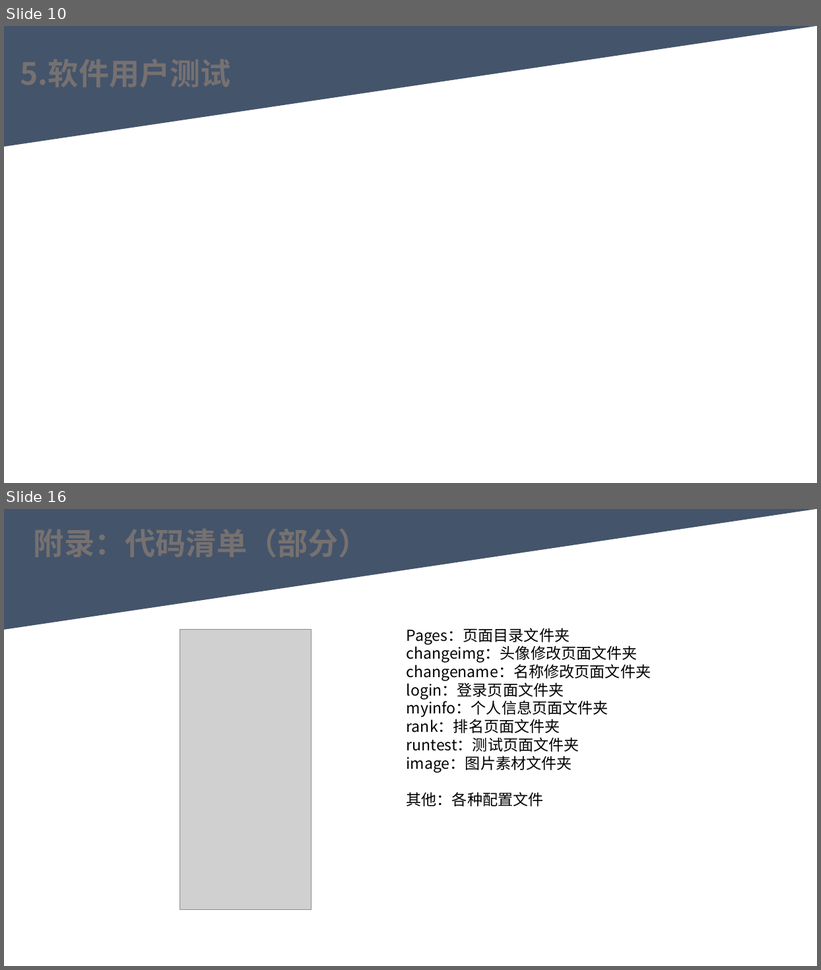
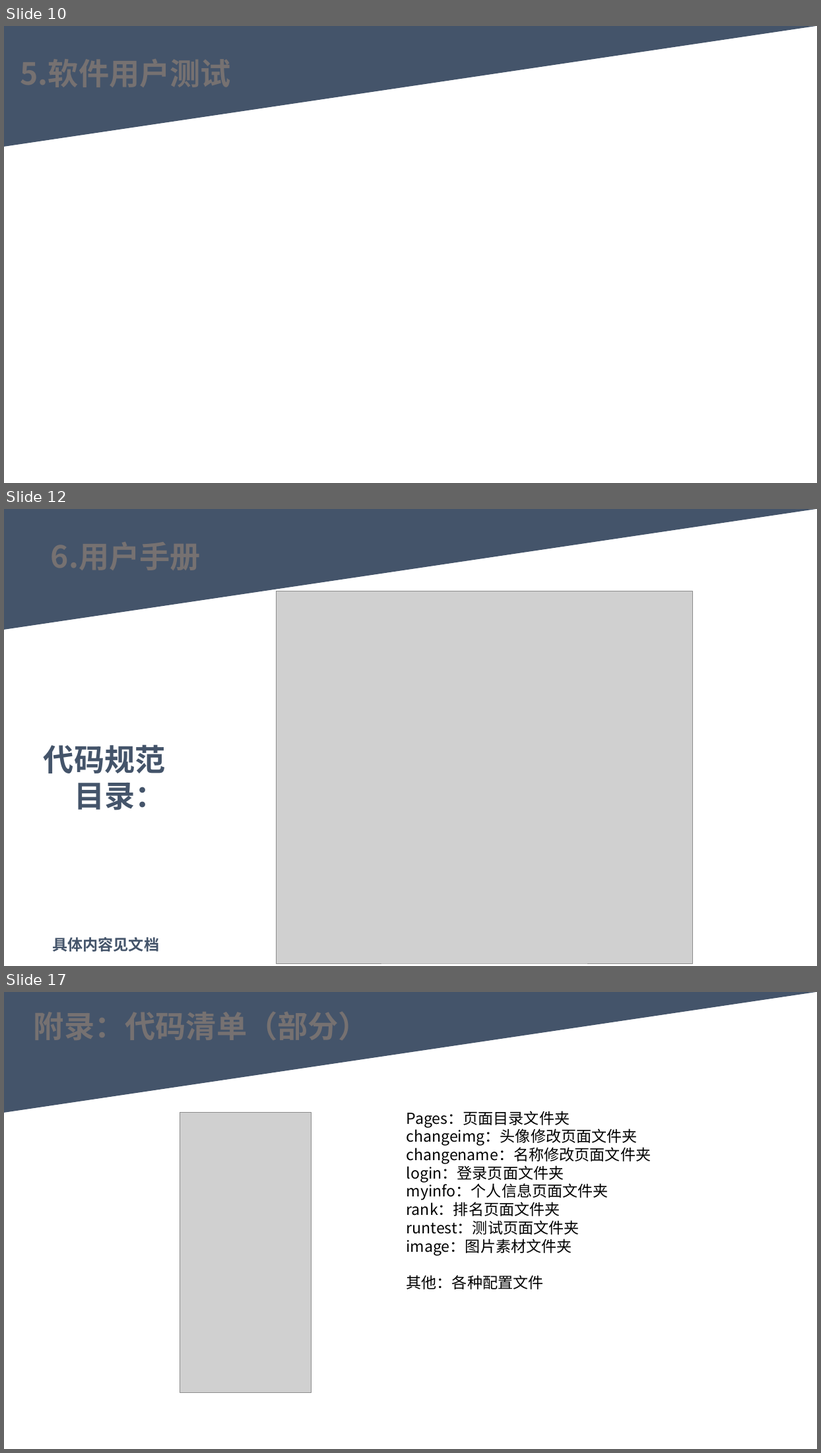
Before and after one commit to youhuyellowman/SE-2022-G06, a slide deck: 代码测试/代码实现PPTv0.0.1.pptx. Shown one above the other, each under a label of ours: slides 10 and 16 before the commit, slides 10, 12 and 17 after it; the slides between them are not shown. The pictures are 821x970 and 821x1453 pixels, drawn with LibreOffice and Linux fonts; fonts in the diff are those of the drawing; grey boxes stand for pictures. Boxes give left, top, right and bottom in pixels: in the first picture for what was removed or moved away, otherwise in the second. Text is boxed around its words. In the diff, an @@ line names an element or a change of style, - is before the commit and + after.

```diff
--- a/代码测试/代码实现PPTv0.0.1.pptx
+++ b/代码测试/代码实现PPTv0.0.1.pptx
@@ slide 12 added at (4,509,817,966), background #FFFFFF @@
@@ triangle added at (4,509,817,630), fill #44546A, outline #44546A 1 pt @@
@@ picture added at (276,591,692,964) @@
@@ text added at (44,745,166,811), 36 pt, text #44546A, bold @@
+代码规范
+目录：
@@ text added at (52,937,159,952), 18 pt, text #44546A, bold @@
+具体内容见文档
@@ what was slide 16 is now slide 17 @@
```
Also in this commit, not shown: 7 slides changed, 2 other slides added, 1 slide removed.
